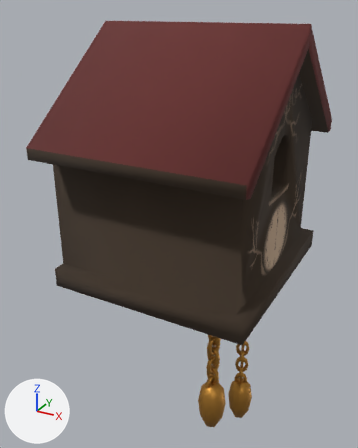
The glTF model src/assets/3D/patched-up/cuckoo_clock.glb: old version first, new version second.
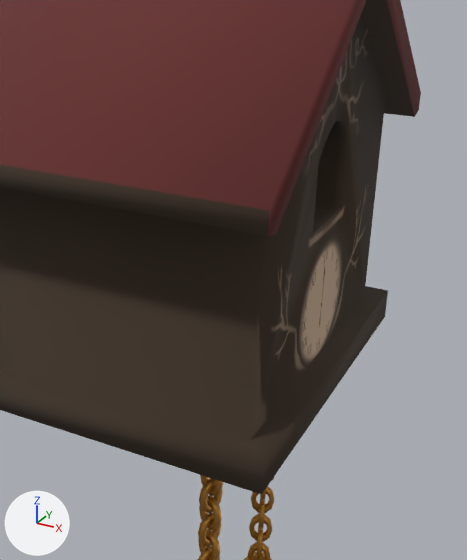
There are two pictures of each version: one whole from a 50 mm lens placed at (26.1, 62.9, 33.7), pointed at (-3.7, 117.1, 6.6), one close up on the part from 27% to 100% of the width and 15% to 85% of the height. Arrows for +X, +Y and +Z are at lower left; the lights stay in place. Where no turn or scale is listed for an object, it has been applied to the vertices.

In view in the first close-up: 'clock'.
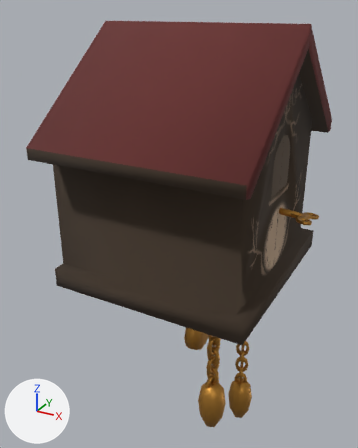
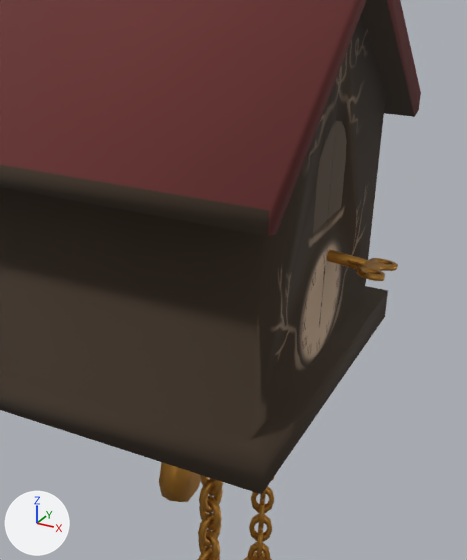
Edits to the scene script, one JSON object a line:
```json
{"op": "add", "block": "mat_doors", "code": ["mat_doors = principled_material('doors')", "mat_doors.base_color = (0.0887, 0.0578, 0.0343)  # brown #544434", "mat_doors.roughness = 0.805"]}
{"op": "add", "block": "me_circle_009", "code": ["me_circle_009 = bpy.data.meshes.new('Circle.009')", "me_circle_009.from_pydata(...)  # 38 vertices, 68 faces; spans x -0.1..1.6, y -3.2..3.0, z 0.1..24.2", "me_circle_009.materials.append(mat_weights_pendulum_key)  # orange #c18b3d"]}
{"op": "add", "block": "me_circle_013", "code": ["me_circle_013 = bpy.data.meshes.new('Circle.013')", "me_circle_013.from_pydata(...)  # 14 vertices, 24 faces; spans x -0.14..0.14, y -1.23..1.71, z -3.83..2.82", "me_circle_013.materials.append(mat_doors)  # brown #544434"]}
{"op": "add", "block": "me_circle_014", "code": ["me_circle_014 = bpy.data.meshes.new('Circle.014')", "me_circle_014.from_pydata(...)  # 14 vertices, 24 faces; spans x -0.13..0.13, y -1.71..1.23, z -3.83..2.82", "me_circle_014.materials.append(mat_doors)  # brown #544434"]}
{"op": "add", "block": "me_plane_001", "code": ["me_plane_001 = bpy.data.meshes.new('Plane.001')", "me_plane_001.from_pydata(...)  # 342 vertices, 680 faces; spans x -4.63..1.54, y -2.75..2.7, z -0.87..0.66", "me_plane_001.materials.append(mat_weights_pendulum_key)  # orange #c18b3d"]}
{"op": "add", "block": "ob_clock_pendulum_001", "code": ["ob_clock_pendulum_001 = bpy.data.objects.new('clock_pendulum.001', me_circle_009)", "ob_clock_pendulum_001.location = (-1.3, 117.38, -12.75)"]}
{"op": "add", "block": "ob_door_left", "code": ["ob_door_left = bpy.data.objects.new('door left', me_circle_013)", "ob_door_left.location = (9.76, 115.13, 17.59)"]}
{"op": "add", "block": "ob_door_right", "code": ["ob_door_right = bpy.data.objects.new('door right', me_circle_014)", "ob_door_right.location = (9.76, 118.58, 17.59)"]}
{"op": "add", "block": "ob_winding_screw_002", "code": ["ob_winding_screw_002 = bpy.data.objects.new('winding screw.002', me_plane_001)", "ob_winding_screw_002.location = (12.72, 117.68, 10.89)"]}
```

Changed parts and their boxes (x1, y1, x2, y2) in the close-ups (467 x 560 px):
```json
{"object": "clock_pendulum.001", "change": "added", "after": [159, 462, 201, 502]}
{"object": "door left", "change": "added", "after": [313, 121, 336, 233]}
{"object": "door right", "change": "added", "after": [328, 121, 347, 219]}
{"object": "winding screw.002", "change": "added", "after": [327, 249, 398, 281]}
```
